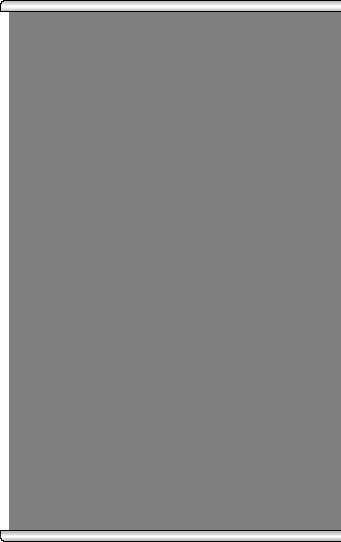
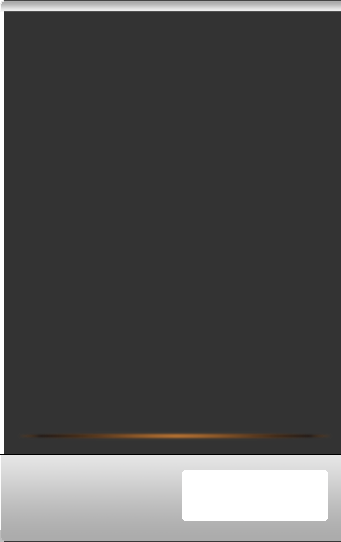
Comparing the layer stacks of the two w=341, h=542 images. Changes:
hid "Layer 8" over [0, 0, 341, 542]
added layer "Layer 11" above "Layer 8 copy" over [0, 454, 341, 455]
added layer "Layer 8 copy" (25%) above "Layer 17" over [0, 0, 341, 542]
added layer "Layer 17" above "Layer 2 copy 2" over [0, 0, 341, 542]
hid "Layer 2 copy" over [0, 0, 341, 542]
added layer "Layer 18" (80%) above "Layer 4" over [17, 431, 333, 441]
"Layer 4": opacity 50% → 80%, painted on it over [4, 0, 341, 542]
